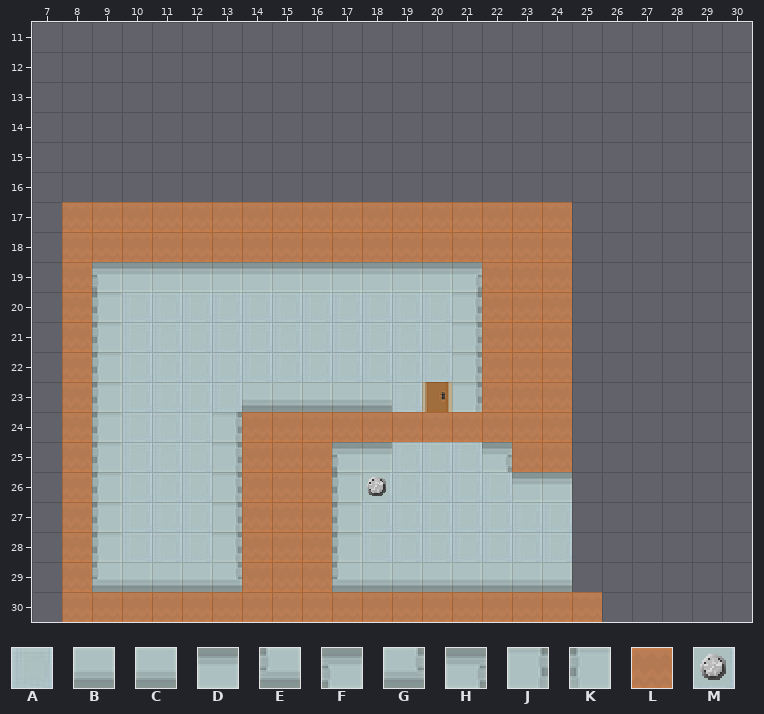
A Tiled map gets an edit: map/map.tmx. The picture above was drawn from the file before the commit.
Cells are 20x20 px. Shown: x 7..30, y 11..30.
Key: from "map": A 9 "1", B 16 "4", C 16 flipped left-right "4", D 16 flipped up-down "4", E 17 "5", F 17 flipped up-down "5", G 18 "6", H 18 flipped up-down "6", J 20 "3", K 21 "2", L 22 "col", M 28 "btn".
_ is an empty cell, # one hidden under a higher layer.
Layers that did not change in this view are not listed.
Layer "walls" before, first column x 7:
11 ________________________
12 ________________________
13 ________________________
14 ________________________
15 ________________________
16 ________________________
17 ________________________
18 ________________________
19 __FDDDDDDDDDDDH_________
20 __KAAAAAAAAAAAJ_________
21 __KAAAAAAAAAAAJ_________
22 __KAAAAAAAAAAAJ_________
23 __KAAAABCCBBA#J_________
24 __KAAAJ_____###_________
25 __KAAAJ___FDAAAH________
26 __KAAAJ___KMAAAADD______
27 __KAAAJ___KAAAAAAA______
28 __KAAAJ___KAAAAAAA______
29 __EBBBG___EBBBBBBB______
30 ________________________
Layer "collision" before, first column x 7:
11 ________________________
12 ________________________
13 ________________________
14 ________________________
15 ________________________
16 ________________________
17 _LLLLLLLLLLLLLLLLL______
18 _LLLLLLLLLLLLLLLLL______
19 _L_____________LLL______
20 _L_____________LLL______
21 _L_____________LLL______
22 _L_____________LLL______
23 _L_____________LLL______
24 _L_____LLL_____LLL______
25 _L_____LLL______LL______
26 _L_____LLL______________
27 _L_____LLL______________
28 _L_____LLL______________
29 _L_____LLL______________
30 _LLLLLLLLLLLLLLLLLL_____
After:
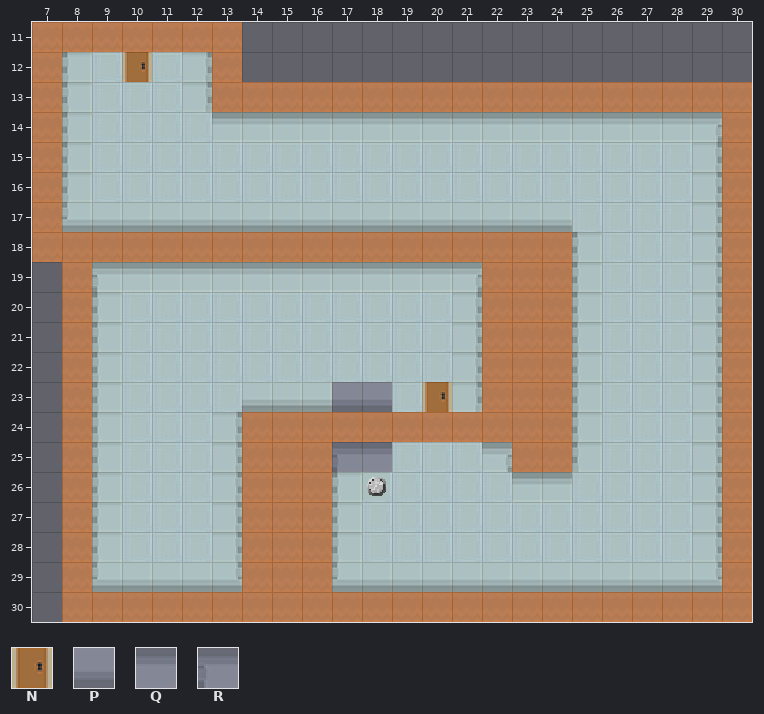
Further tiles: from "map": N 25 "door", P 29 "7", Q 29 flipped up-down "7", R 31 flipped up-down "8".
Tiles of an added or newly shown layer are drawn over the layers below it.
From old to new:
Changed rows in their new state; . is an unchanged cell.
Layer "walls":
first column x 8:
12 KA.AJ.................
13 KAAAJ.................
14 KAAAADDDDDDDDDDDDDDDDH
15 KAAAAAAAAAAAAAAAAAAAAJ
16 KAAAAAAAAAAAAAAAAAAAAJ
17 EBBBBBBBBBBBBBBBBAAAAJ
18 .................KAAAJ
19 .................KAAAJ
20 .................KAAAJ
21 .................KAAAJ
22 .................KAAAJ
23 .........PP......KAAAJ
24 .................KAAAJ
25 .........RQ......KAAAJ
26 .................AAAAJ
27 .................AAAAJ
28 .................AAAAJ
29 .................BBBBG
Layer "door1" (added):
first column x 10:
12 N
Layer "door1_collision" (added):
first column x 9:
11 LLL
Layer "collision":
first column x 7:
11 LL...LL.................
12 L.....L.................
13 L.....LLLLLLLLLLLLLLLLLL
14 L......................L
15 L......................L
16 L......................L
17 L_________________.....L
18 L......................L
19 .......................L
20 .......................L
21 .......................L
22 .......................L
23 .......................L
24 .......................L
25 .......................L
26 .......................L
27 .......................L
28 .......................L
29 .......................L
30 ...................LLLLL
Pixel boxes of the changes (left, top, right, bottom) in both pictures:
changed: (32, 22, 752, 622)
